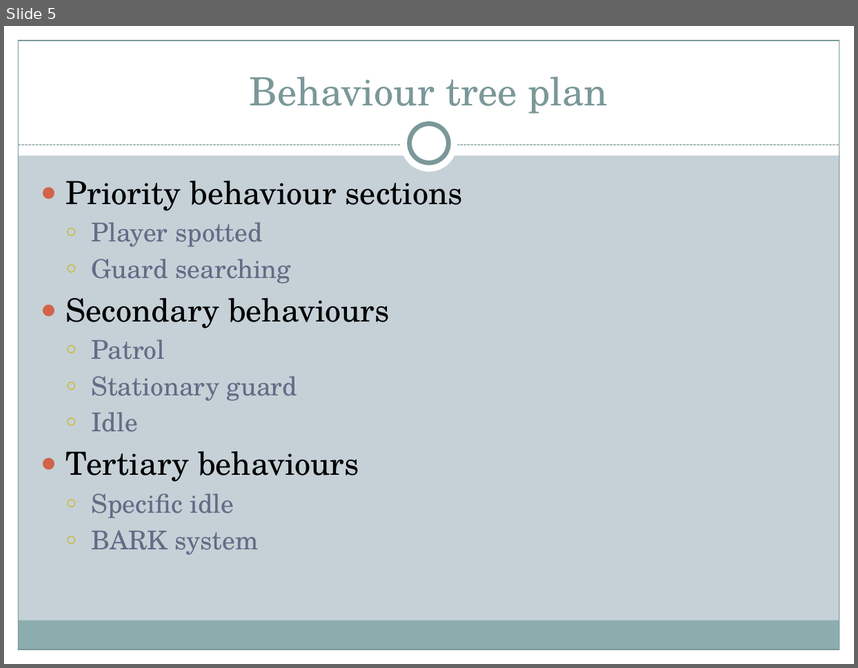
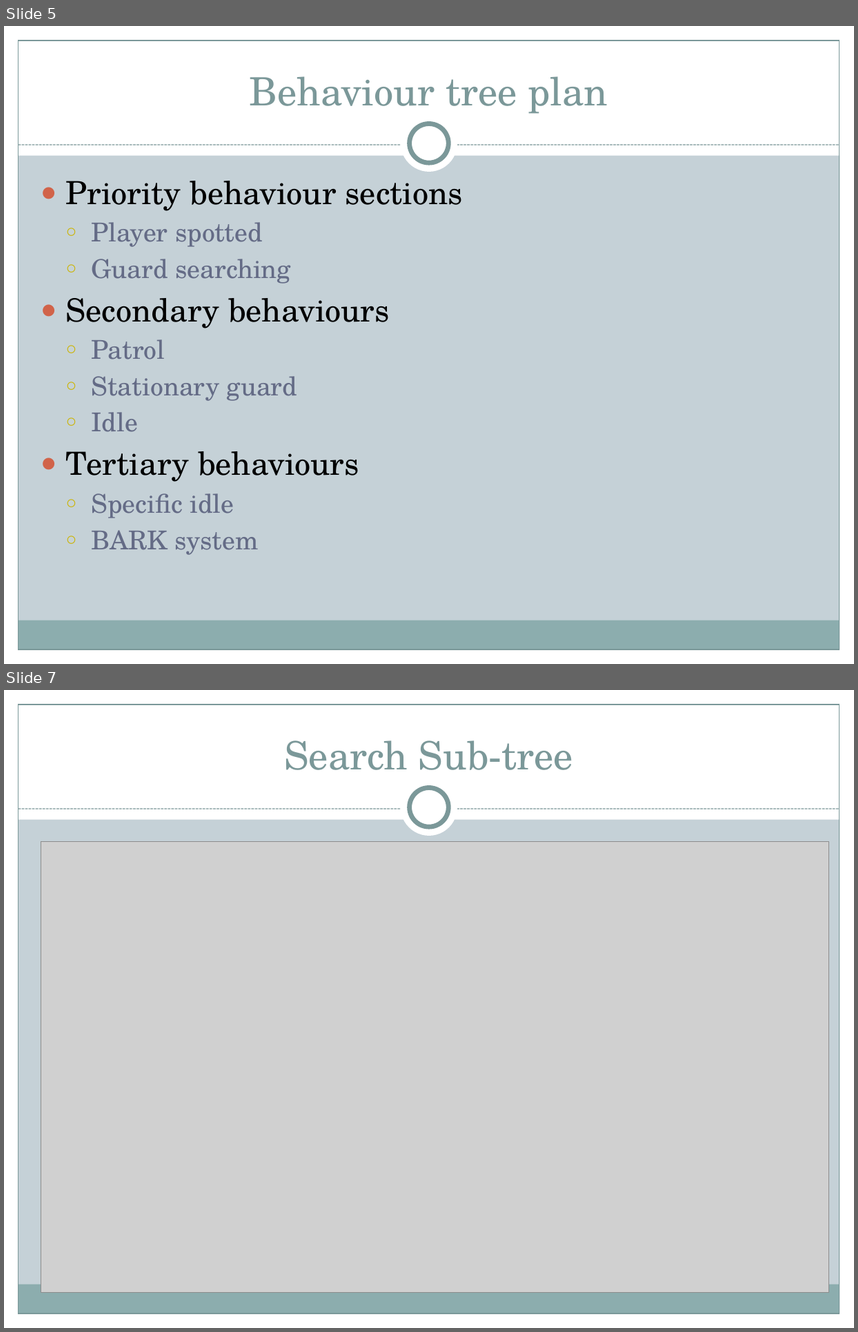
Before and after one commit to CJace33/Final-Project, a slide deck: Paperwork/Guard AI.pptx. Shown one above the other, each under a label of ours: slide 5 before the commit, slides 5 and 7 after it; the slides between them are not shown. The pictures are 858x668 and 858x1332 pixels, drawn with LibreOffice and Linux fonts; fonts in the diff are those of the drawing; grey boxes stand for pictures. Boxes give left, top, right and bottom in pixels: in the first picture for what was removed or moved away, otherwise in the second. Text is boxed around its words. In the diff, an @@ line names an element or a change of style, - is before the commit and + after.

```diff
--- a/Paperwork/Guard AI.pptx
+++ b/Paperwork/Guard AI.pptx
@@ slide 7 added at [4,690,854,1328], background #C5D1D7; not listed: 9 template elements that a slide beside it also shows @@
@@ title added at [284,740,573,770], 33 pt, text #7C999A @@
+Search Sub-tree
@@ picture added at [41,841,829,1292] @@
```
Also in this commit, not shown: 3 slides changed, 2 other slides added, 5 slides removed, 6 other files.
